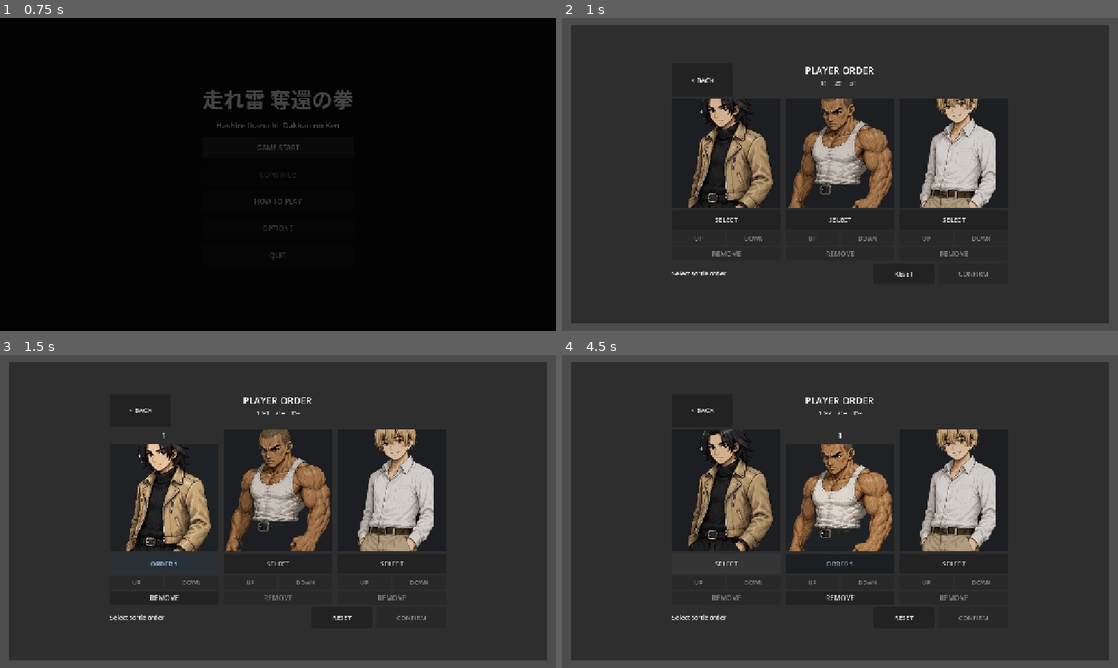
Above: before the commit, frames 1-4 (two rows, left to right).
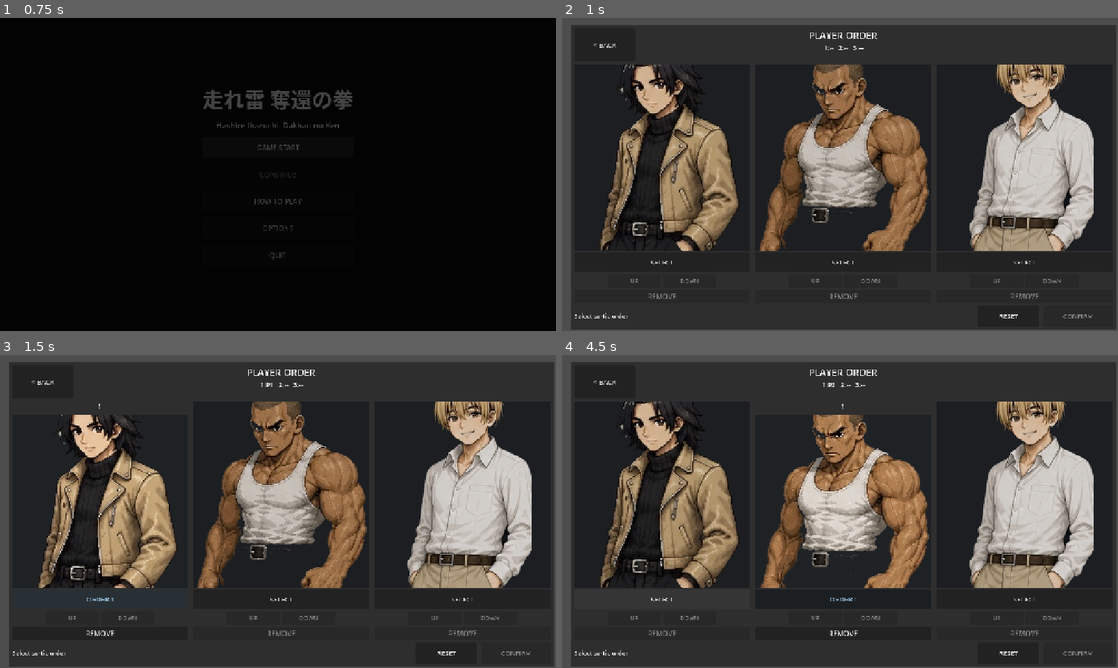
Above: after the commit, the same moments.

Repository: adamonine-stack/hashire-kaminari-dakkan-no-kobushi
Game: Godot game, scene res://scenes/Title.tscn
The game is run twice, just before and just after one commit, with the same random seed, the same clock (stepped at 60 frames per second) and the same inputs.
Inputs:
- Up to frame 1 (0.75 s): click "GAME START" at 0.5 s
- Up to frame 2 (1 s): no input
- Up to frame 3 (1.5 s): click "SELECT" at 1.25 s
- Up to frame 4 (4.5 s): click "ORDER 1" at 2 s; click "SELECT" at 2.75 s; click "SELECT" at 3.5 s; click "ORDER 2" at 4.25 s

Frame 1 is identical in both runs. In frame 2, 36% of the frame differs, in the area x 1-100%, y 2-100%; in frame 3, 36%; in frame 4, 37%.

Commit message:
DEV066 fix mobile layout and character visual pipeline

Diff:
--- a/godot/scenes/Player.tscn
+++ b/godot/scenes/Player.tscn
@@ -40,12 +40,14 @@
 z_index = 2
 
 [node name="CharacterSprite" type="Sprite2D" parent="VisualRoot"]
+visible = false
 z_index = 1
 
 [node name="CharacterVisualController" type="Node" parent="VisualRoot"]
 script = ExtResource("2_visual_controller")
 
 [node name="IdlePlaceholder" type="Node2D" parent="VisualRoot"]
+visible = false
 
 [node name="Body" type="Polygon2D" parent="VisualRoot/IdlePlaceholder"]
 color = Color(0.14902, 0.454902, 0.952941, 1)
@@ -122,6 +124,7 @@
 shape = SubResource("RectangleShape2D_player_body")
 
 [node name="AnimationPlayer" type="AnimationPlayer" parent="."]
+active = false
 libraries = {
 "": SubResource("AnimationLibrary_player")
 }
--- a/godot/scripts/battle/battle_manager.gd
+++ b/godot/scripts/battle/battle_manager.gd
@@ -2077,10 +2077,10 @@
 	_player_order_panel.name = "PlayerOrderSelectUI"
 	_player_order_panel.visible = false
 	_player_order_panel.set_anchors_preset(Control.PRESET_FULL_RECT)
-	_player_order_panel.offset_left = 20.0
-	_player_order_panel.offset_top = 16.0
-	_player_order_panel.offset_right = -20.0
-	_player_order_panel.offset_bottom = -18.0
+	_player_order_panel.offset_left = 0.0
+	_player_order_panel.offset_top = 0.0
+	_player_order_panel.offset_right = 0.0
+	_player_order_panel.offset_bottom = 0.0
 	battle_ui_root.add_child(_player_order_panel)
 
 	_player_order_margin = MarginContainer.new()
@@ -2094,8 +2094,8 @@
 	_player_order_margin.add_child(_player_order_center)
 
 	_player_order_root = VBoxContainer.new()
-	_player_order_root.size_flags_horizontal = Control.SIZE_SHRINK_CENTER
-	_player_order_root.size_flags_vertical = Control.SIZE_SHRINK_CENTER
+	_player_order_root.size_flags_horizontal = Control.SIZE_EXPAND_FILL
+	_player_order_root.size_flags_vertical = Control.SIZE_EXPAND_FILL
 	_player_order_root.add_theme_constant_override("separation", 6)
 	_player_order_center.add_child(_player_order_root)
 
@@ -2287,6 +2287,9 @@
 func _set_player_order_exclusive_ui(is_open: bool) -> void:
 	if battle_hud != null:
 		battle_hud.visible = not is_open
+	for legacy_battle_control in [player_hp_bar, enemy_hp_bar, timer_label, message_label, player_win_marks, enemy_win_marks]:
+		if legacy_battle_control != null:
+			legacy_battle_control.visible = not is_open and legacy_battle_control in [player_hp_bar, enemy_hp_bar]
 	if _enemy_intro_panel != null:
 		_enemy_intro_panel.visible = false
 	if _progress_label != null:
@@ -2317,22 +2320,24 @@
 
 	var usable_width := maxf(360.0, viewport_size.x - safe_margin.x - safe_margin.z)
 	var usable_height := maxf(260.0, viewport_size.y - safe_margin.y - safe_margin.w)
-	var card_gap := 8.0 if is_mobile_landscape else 12.0
-	var card_width := clampf((usable_width - card_gap * 2.0) / 3.0, 170.0, 230.0) if is_mobile_landscape else 250.0
-	var select_button_height := 40.0 if is_mobile_landscape else 46.0
-	var order_control_height := 36.0 if is_mobile_landscape else 32.0
-	var footer_button_height := 44.0 if is_mobile_landscape else 48.0
-	var footer_button_width := clampf(usable_width * 0.32, 170.0, 230.0) if is_mobile_landscape else 160.0
-	var reset_button_width := clampf(usable_width * 0.18, 96.0, 130.0) if is_mobile_landscape else 140.0
-	var header_height := clampf(usable_height * 0.14, 48.0, 64.0) if is_mobile_landscape else 76.0
-	var portrait_height := clampf(usable_height - header_height - footer_button_height - select_button_height - order_control_height - 30.0, 118.0, 230.0) if is_mobile_landscape else 250.0
-	var root_width := minf(usable_width, card_width * 3.0 + card_gap * 2.0)
-	var root_height := minf(usable_height, header_height + portrait_height + select_button_height + order_control_height + footer_button_height + 18.0)
+	var card_gap := 6.0 if is_mobile_landscape else 12.0
+	var root_width := usable_width
+	var root_height := usable_height
+	var header_height := clampf(usable_height * 0.13, 40.0, 58.0) if is_mobile_landscape else 76.0
+	var footer_button_height := clampf(usable_height * 0.13, 42.0, 52.0) if is_mobile_landscape else 48.0
+	var select_button_height := clampf(usable_height * 0.11, 38.0, 46.0) if is_mobile_landscape else 46.0
+	var order_control_height := clampf(usable_height * 0.095, 32.0, 40.0) if is_mobile_landscape else 32.0
+	var root_separation := 2.0 if is_mobile_landscape else 6.0
+	var card_width := (usable_width - card_gap * 2.0) / 3.0 if is_mobile_landscape else 250.0
+	var cards_area_height := maxf(120.0, usable_height - header_height - footer_button_height - root_separation * 2.0)
+	var portrait_height := maxf(86.0, cards_area_height - select_button_height - order_control_height - 10.0) if is_mobile_landscape else 250.0
+	var footer_button_width := clampf(usable_width * 0.34, 160.0, 260.0) if is_mobile_landscape else 160.0
+	var reset_button_width := clampf(usable_width * 0.16, 88.0, 130.0) if is_mobile_landscape else 140.0
 
 	_player_order_root.custom_minimum_size = Vector2(root_width, root_height)
-	_player_order_root.size_flags_horizontal = Control.SIZE_EXPAND_FILL if is_mobile_landscape else Control.SIZE_SHRINK_CENTER
-	_player_order_root.size_flags_vertical = Control.SIZE_EXPAND_FILL if is_mobile_landscape else Control.SIZE_SHRINK_CENTER
-	_player_order_root.add_theme_constant_override("separation", 3 if is_mobile_landscape else 6)
+	_player_order_root.size_flags_horizontal = Control.SIZE_EXPAND_FILL
+	_player_order_root.size_flags_vertical = Control.SIZE_EXPAND_FILL
+	_player_order_root.add_theme_constant_override("separation", int(root_separation))
 
 	if _player_order_header != null:
 		_player_order_header.custom_minimum_size = Vector2(root_width, header_height)
@@ -2341,14 +2346,18 @@
 
 	if _player_order_character_list != null:
 		_player_order_character_list.add_theme_constant_override("separation", int(card_gap))
-		_player_order_character_list.size_flags_vertical = Control.SIZE_EXPAND_FILL if is_mobile_landscape else Control.SIZE_EXPAND_FILL
+		_player_order_character_list.custom_minimum_size = Vector2(root_width, cards_area_height)
+		_player_order_character_list.size_flags_horizontal = Control.SIZE_EXPAND_FILL
+		_player_order_character_list.size_flags_vertical = Control.SIZE_EXPAND_FILL
 
 	if _player_order_footer != null:
 		_player_order_footer.add_theme_constant_override("separation", 8 if is_mobile_landscape else 10)
 		_player_order_footer.custom_minimum_size = Vector2(root_width, footer_button_height)
+		_player_order_footer.size_flags_horizontal = Control.SIZE_EXPAND_FILL
+		_player_order_footer.size_flags_vertical = Control.SIZE_SHRINK_CENTER
 
 	if _player_order_title_label != null:
-		_player_order_title_label.add_theme_font_size_override("font_size", 18 if is_mobile_landscape else 22)
+		_player_order_title_label.add_theme_font_size_override("font_size", 17 if is_mobile_landscape else 22)
 	if _player_order_slots_label != null:
 		_player_order_slots_label.add_theme_font_size_override("font_size", 12 if is_mobile_landscape else 15)
 	if _player_order_back_button != null:
@@ -2360,17 +2369,17 @@
 		var box := _player_order_card_boxes.get(character_id) as VBoxContainer
 		if box != null:
 			box.custom_minimum_size = Vector2(card_width, 0.0)
-			box.size_flags_horizontal = Control.SIZE_SHRINK_CENTER if is_mobile_landscape else Control.SIZE_EXPAND_FILL
-			box.size_flags_vertical = Control.SIZE_SHRINK_CENTER if is_mobile_landscape else Control.SIZE_EXPAND_FILL
-			box.add_theme_constant_override("separation", 3 if is_mobile_landscape else 4)
+			box.size_flags_horizontal = Control.SIZE_EXPAND_FILL
+			box.size_flags_vertical = Control.SIZE_EXPAND_FILL
+			box.add_theme_constant_override("separation", 2 if is_mobile_landscape else 4)
 
 		var portrait_rect := _player_order_portrait_rects.get(character_id) as TextureRect
 		if portrait_rect != null:
 			portrait_rect.custom_minimum_size = Vector2(card_width, portrait_height)
 			portrait_rect.size_flags_horizontal = Control.SIZE_EXPAND_FILL
-			portrait_rect.size_flags_vertical = Control.SIZE_SHRINK_CENTER if is_mobile_landscape else Control.SIZE_EXPAND_FILL
+			portrait_rect.size_flags_vertical = Control.SIZE_EXPAND_FILL if is_mobile_landscape else Control.SIZE_EXPAND_FILL
 			portrait_rect.expand_mode = TextureRect.EXPAND_IGNORE_SIZE
-			portrait_rect.stretch_mode = TextureRect.STRETCH_KEEP_ASPECT_COVERED
+			portrait_rect.stretch_mode = TextureRect.STRETCH_KEEP_ASPECT_CENTERED if is_mobile_landscape else TextureRect.STRETCH_KEEP_ASPECT_COVERED
 
 		var button := _player_order_character_buttons.get(character_id) as Button
 		if button != null:
--- a/godot/scripts/player/player_movement.gd
+++ b/godot/scripts/player/player_movement.gd
@@ -258,6 +258,10 @@
 			if placeholder_head != null:
 				placeholder_head.visible = not uses_animated_character_art
 
+	if animation_player != null:
+		animation_player.stop()
+		animation_player.active = not uses_official_character_art
+
 	var shadow_texture: Texture2D = definition.get("shadow_texture") if definition != null else null
 	if shadow_sprite != null:
 		shadow_sprite.texture = shadow_texture
@@ -1913,6 +1917,8 @@
 
 
 func _spawn_afterimage() -> void:
+	if uses_official_character_art:
+		return
 	var effect_root := _get_pooled_effect(afterimage_pool, "PooledAfterimage")
 	_prepare_character_effect_node(effect_root, "Afterimage", -1)
 	effect_root.global_position = global_position + Vector2(0.0, -54.0)
--- a/godot/scripts/ui/mobile_controls.gd
+++ b/godot/scripts/ui/mobile_controls.gd
@@ -132,7 +132,6 @@
 		_prepare_button(button)
 		button.button_down.connect(_on_hold_button_down.bind(button, action_name))
 		button.button_up.connect(_on_hold_button_up.bind(button, action_name))
-		button.mouse_exited.connect(_on_hold_button_up.bind(button, action_name))
 
 	for button_name in TAP_BUTTON_ACTIONS:
 		var button := get_node_or_null("LeftControls/%s" % button_name) as Button
Not shown, changed: docs/index.html
Not shown, changed: docs/index.pck
